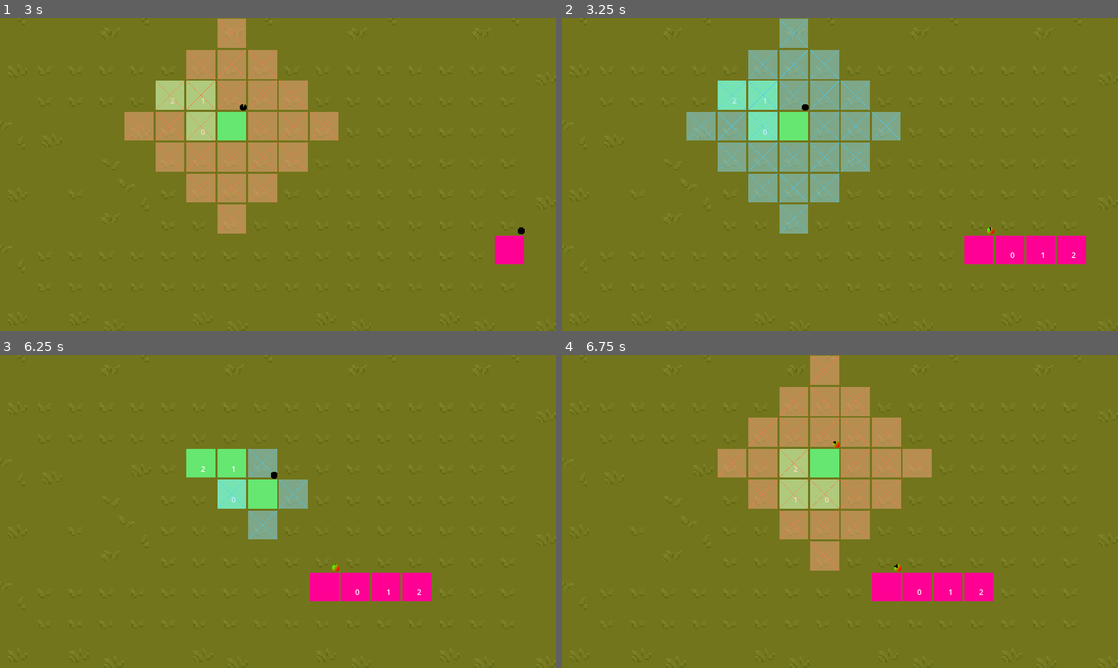
Above: before the commit, frames 1-4 (two rows, left to right).
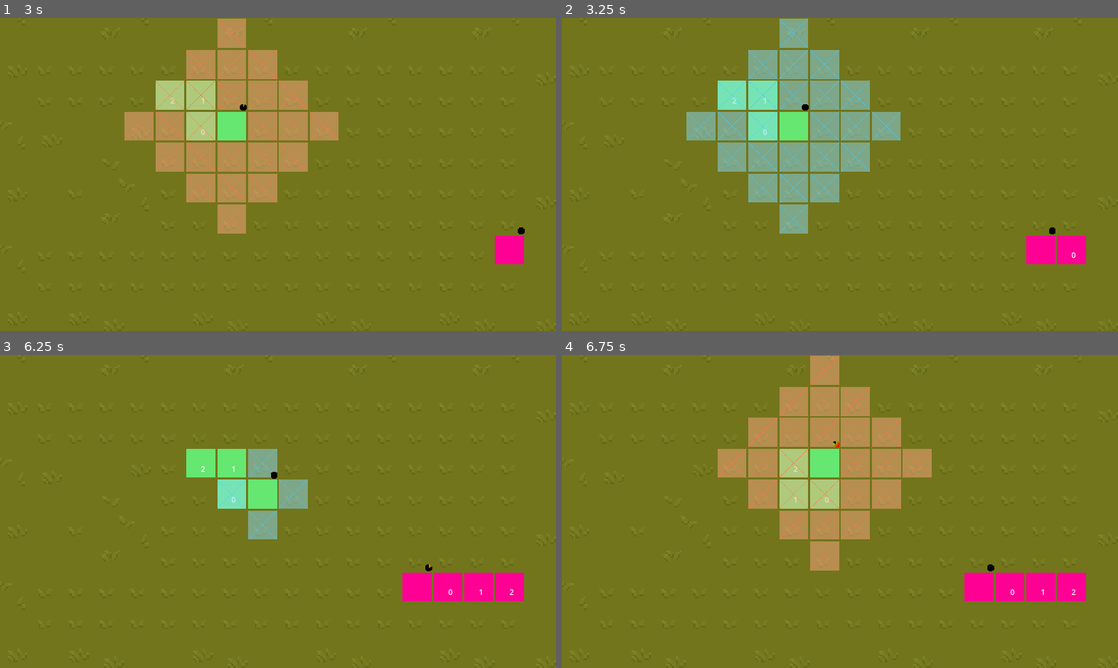
Above: after the commit, the same moments.

Repository: batgnome/MainGame
Game: Godot game, scene res://main.tscn
The game is run twice, just before and just after one commit, with the same random seed, the same clock (stepped at 60 frames per second) and the same inputs.
Inputs (mouse positions are in pixels of both pictures, inside the frame that each line leads up to):
- Up to frame 1 (3 s): tap Enter at 0.5, 2 s; move the mouse to (172, 96) at 0.52 s; press the mouse at (172, 96) at 0.53 s; hold D (right) 0.53-1.28 s; tap Space at 1.25, 2.75 s; move the mouse to (511, 249) at 1.27 s; release the mouse at (511, 249) at 1.28 s; hold S (down) 1.28-2.03 s; click (511, 249) at 1.35 s; move the mouse to (511, 249) at 2.02 s; press the mouse at (511, 249) at 2.03 s; hold D (right) 2.03-2.78 s; move the mouse to (250, 237) at 2.77 s; release the mouse at (250, 237) at 2.78 s; hold W (up) from 2.78 s (still down); click (250, 237) at 2.85 s
- Up to frame 2 (3.25 s): keep holding W (up)
- Up to frame 3 (6.25 s): move the mouse to (444, 558) at 3.52 s; release W (up) at 3.53 s; press the mouse at (444, 558) at 3.53 s; hold A (left) 3.53-5.03 s; tap Enter at 4.25 s; move the mouse to (111, 464) at 4.27 s; release the mouse at (111, 464) at 4.28 s; click (111, 464) at 4.35 s; tap Space at 5 s; move the mouse to (305, 511) at 5.02 s; press the mouse at (305, 511) at 5.03 s; hold S (down) 5.03-5.78 s; move the mouse to (194, 433) at 5.77 s; release the mouse at (194, 433) at 5.78 s; hold D (right) from 5.78 s (still down); click (194, 433) at 5.85 s
- Up to frame 4 (6.75 s): move the mouse to (962, 495) at 6.52 s; release D (right) at 6.53 s; press the mouse at (962, 495) at 6.53 s; hold W (up) from 6.53 s (still down)

Frame 1 is identical in both runs. In frame 2, 1.0% of the frame differs, in the area x 72-93%, y 66-79%; in frame 3, 2.9%, in the area x 55-95%, y 66-79%; in frame 4, 2.9%.

Commit message:
fixed enemy rune speed

Diff:
--- a/enemRune.gd
+++ b/enemRune.gd
@@ -32,6 +32,9 @@
 		return
 
 func _physics_process(_delta: float) -> void:
+	#print($EnemMoveSpeed.get_time_left())
+
+
 	movement(time)
 	#this is the timer for the node
 	$TurnTimer.set_value(($turn.get_time_left()/$turn.wait_time)*100)
@@ -48,7 +51,7 @@
 	makepath()
 
 func movement(time):
-	if (int(time)% 30 == 0):
+	if $EnemMoveSpeed.time_left <= 0.5:
 		if currentMove > 0:
 				for dir in inputs.keys():
 					if get_direction_move() == dir:
@@ -71,6 +74,8 @@
 							position = currentPos
 		else :
 			current_state = States.ATTACK
+		print("time")
+		$EnemMoveSpeed.start(0.7)
 
 func _unhandled_input(event):
 	pass
--- a/enemRune.tscn
+++ b/enemRune.tscn
@@ -6,5 +6,8 @@
 [node name="Rune" instance=ExtResource("1_3d12r")]
 script = ExtResource("2_4h7w5")
 
+[node name="EnemMoveSpeed" type="Timer" parent="." index="1"]
+wait_time = 3.0
+
 [connection signal="mouse_entered" from="." to="." method="_on_mouse_entered"]
 [connection signal="mouse_shape_entered" from="." to="." method="_on_mouse_shape_entered"]
--- a/main.tscn
+++ b/main.tscn
@@ -5180,6 +5180,7 @@
 vertices = PackedVector2Array(8, 8, -8, 8, -8, -8, 8, -8)
 polygons = Array[PackedInt32Array]([PackedInt32Array(0, 1, 2, 3)])
 outlines = Array[PackedVector2Array]([PackedVector2Array(-8, -8, 8, -8, 8, 8, -8, 8)])
+source_geometry_group_name = &"navigation_polygon_source_group"
 
 [sub_resource type="TileSetAtlasSource" id="TileSetAtlasSource_ae5xv"]
 texture = ExtResource("1_rpftv")
--- a/project.godot
+++ b/project.godot
@@ -12,7 +12,7 @@
 
 config/name="GameDemo"
 run/main_scene="res://main.tscn"
-config/features=PackedStringArray("4.1", "GL Compatibility")
+config/features=PackedStringArray("4.2", "GL Compatibility")
 config/icon="res://icon.svg"
 
 [display]
